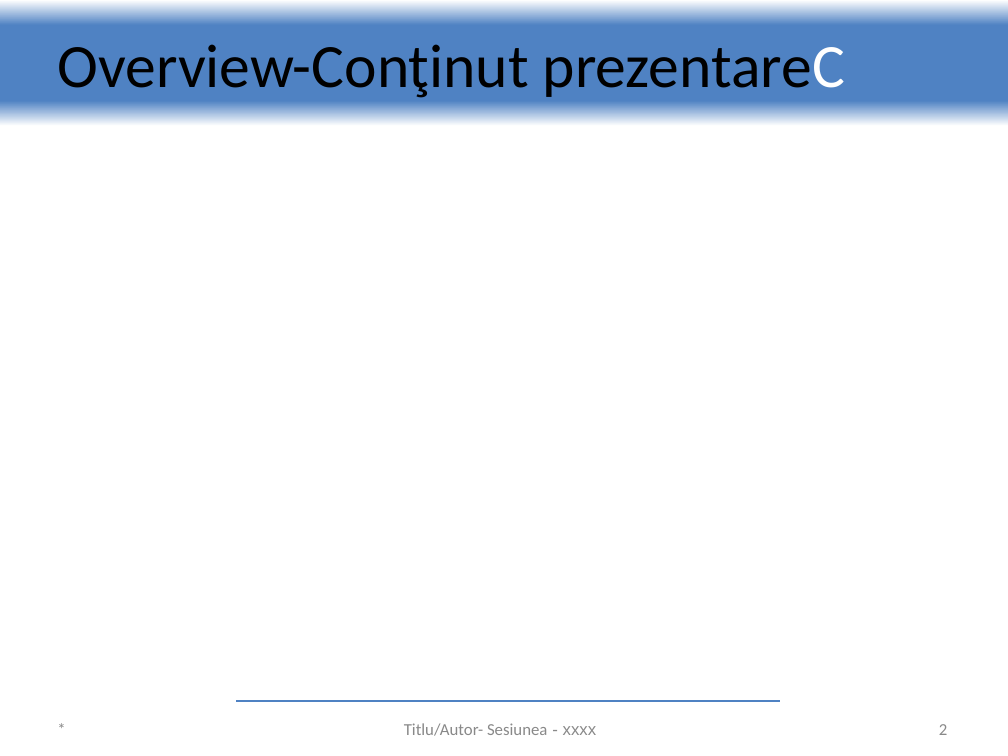
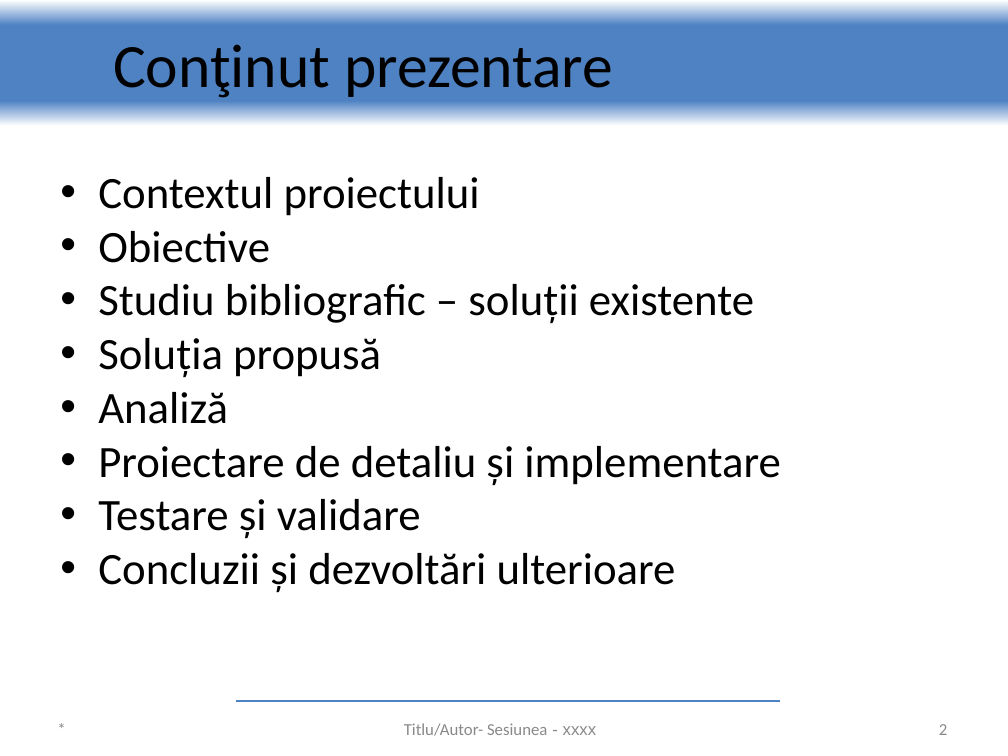
Before and after one commit to davidbalazs/chessEngine-documentation, a slide deck: slide 2 of Documentation written by me/Prezentarea finala/resurse/template_prezentare.pptx. Drawn at 1008x756 pixels with LibreOffice and Linux fonts; fonts in the diff are those of the drawing; background and template pictures are left out. Boxes give left, top, right and bottom in pixels: in the first picture for what was removed or moved away, otherwise in the second. Text is boxed around its words. In the diff, an @@ line names an element or a change of style, - is before the commit and + after.

Commit message:
update on prezentare finala

```diff
--- a/Documentation written by me/Prezentarea finala/resurse/template_prezentare.pptx
+++ b/Documentation written by me/Prezentarea finala/resurse/template_prezentare.pptx
@@ title at box(113, 44, 613, 98): text changed @@
-Overview-Conţinut prezentareC
+Conţinut prezentare
@@ text added at box(98, 177, 781, 593), 32 pt, text #000000 @@
+• Contextul proiectului
+• Obiective
+• Studiu bibliografic – soluții existente
+• Soluția propusă
+• Analiză
+• Proiectare de detaliu și implementare
+• Testare și validare
+• Concluzii și dezvoltări ulterioare
```
Also in this commit, not shown: 4 other slides changed, 1 slide added, 1 slide removed, 2 other files.
